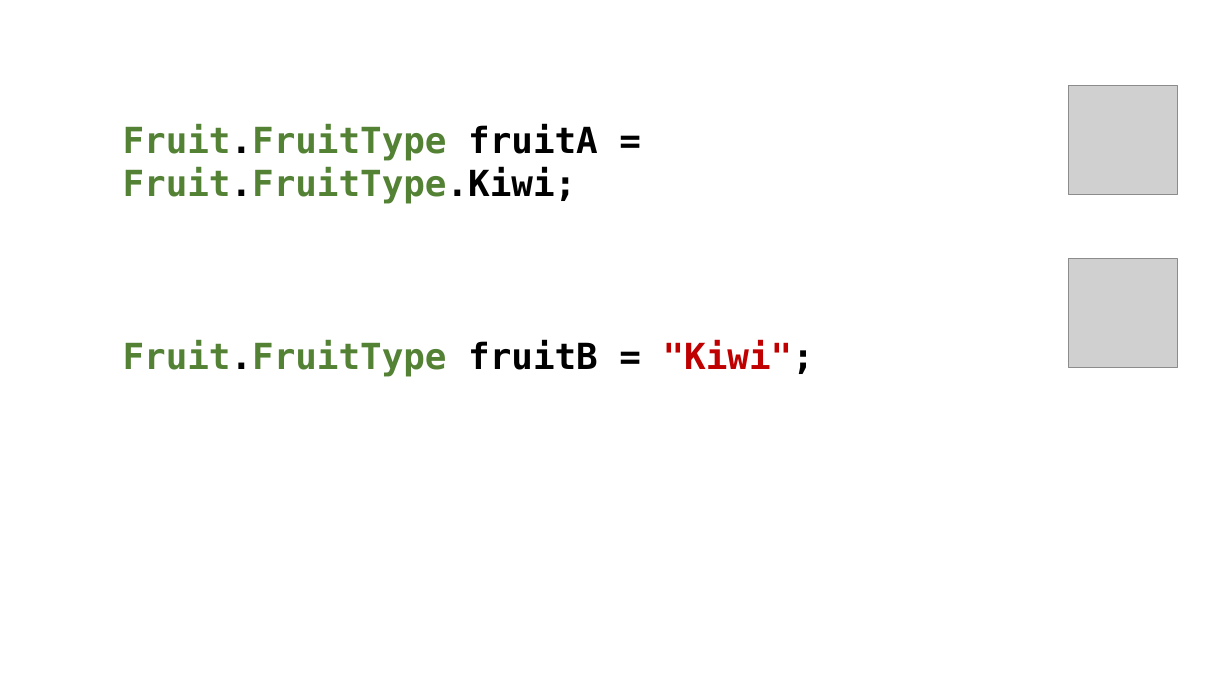
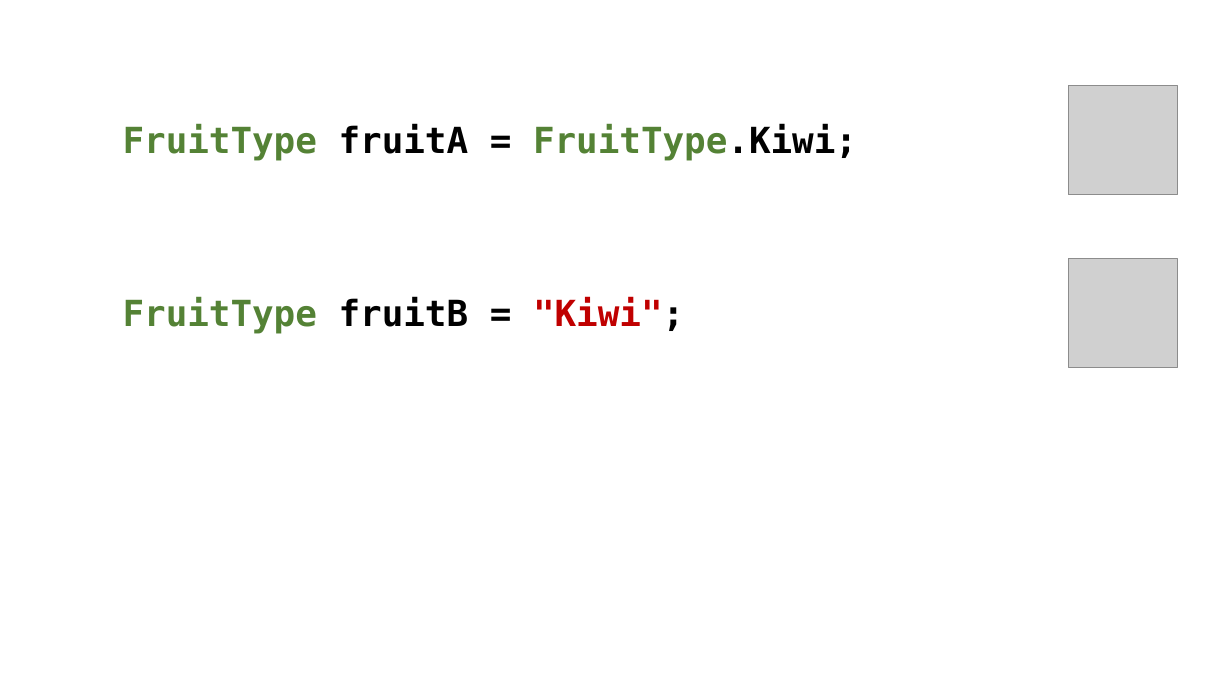
Before and after one commit to perslaursen/OOProg22, a slide deck: slide 12 of Chap/Prog02/Presentations/Enumerations.pptx. Drawn at 1232x693 pixels with LibreOffice and Linux fonts; fonts in the diff are those of the drawing; grey boxes stand for pictures. Boxes give left, top, right and bottom in pixels: in the first picture for what was removed or moved away, otherwise in the second. Text is boxed around its words. In the diff, an @@ line names an element or a change of style, - is before the commit and + after.

```diff
--- a/Chap/Prog02/Presentations/Enumerations.pptx
+++ b/Chap/Prog02/Presentations/Enumerations.pptx
@@ text at (123,124,857,334): text changed @@
-Fruit.FruitType fruitA = Fruit.FruitType.Kiwi;
-Fruit.FruitType fruitB = "Kiwi";
+FruitType fruitA = FruitType.Kiwi;
+FruitType fruitB = "Kiwi";
```
Also in this commit, not shown: 3 other slides changed, 33 other files.
